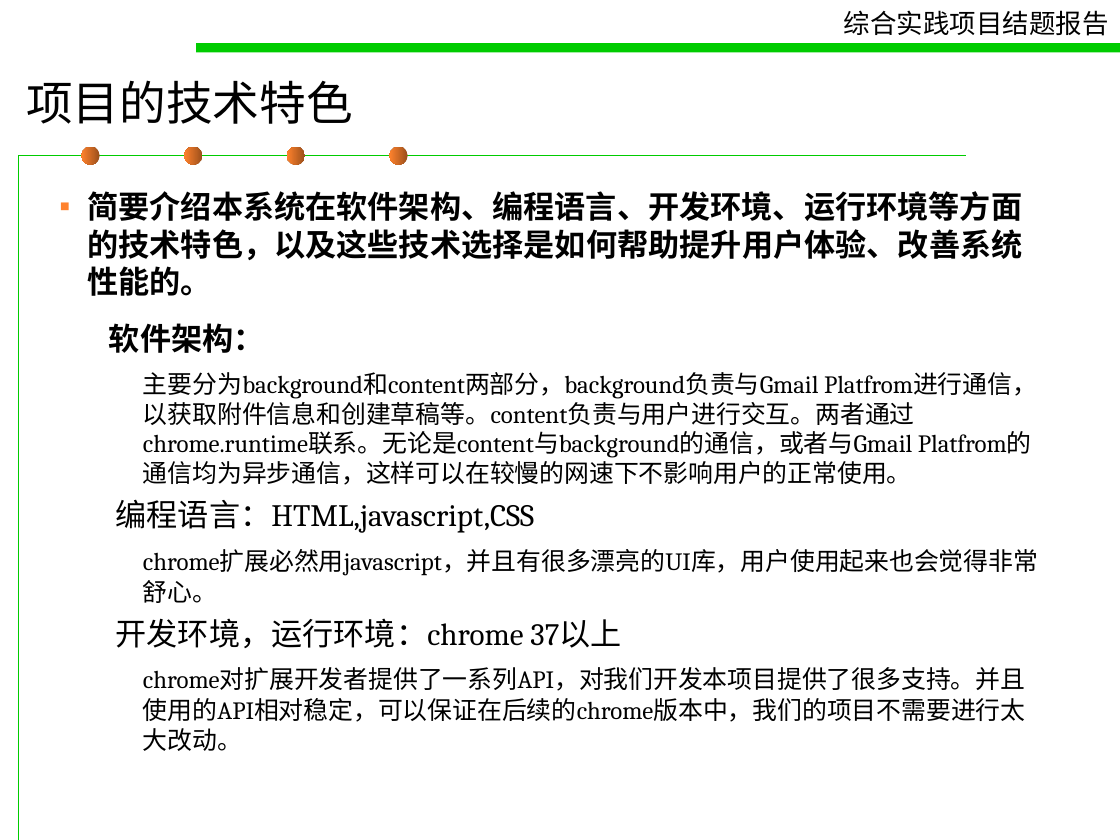
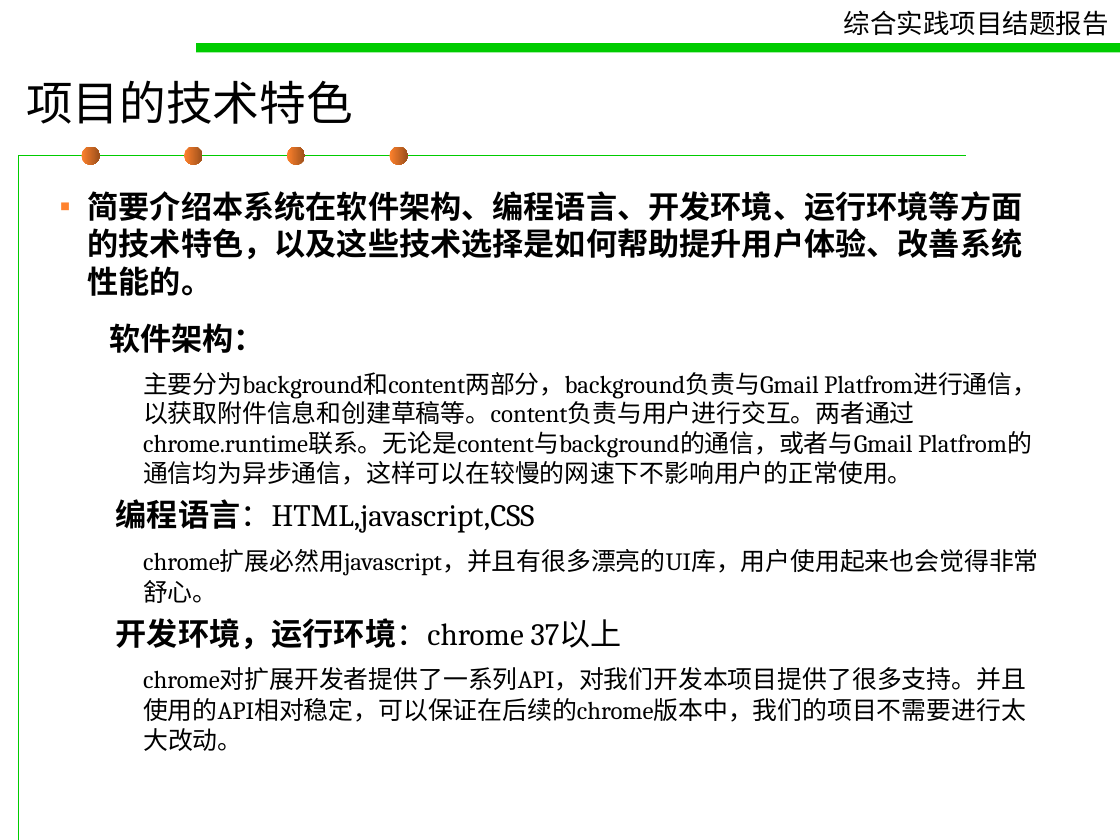
Before and after one commit to pokerG/Gmail-attachment-extension, a slide deck: slide 14 of doc/concludingreport.ppt (slide 13 before the commit). Drawn at 1120x840 pixels with LibreOffice and Linux fonts; fonts in the diff are those of the drawing. Boxes give left, top, right and bottom in pixels: in the first picture for what was removed or moved away, otherwise in the second. Text is boxed around its words. In the diff, an @@ line names an element or a change of style, - is before the commit and + after.

```diff
--- a/doc/concludingreport.ppt
+++ b/doc/concludingreport.ppt
@@ fill gradient #9B4F1B to #FF822D to gradient #FF822D to #9B4F1B in 4 elements at [82,147,100,165], [184,147,202,165], [287,147,305,165], [390,147,408,165] @@
@@ text at [116,499,622,649]: bold on in "编程语言：HTML,javascript,CSS", "开发环境，运行环境：chrome" @@
```
Also in this commit, not shown: 25 other slides changed, 3 slides added.
